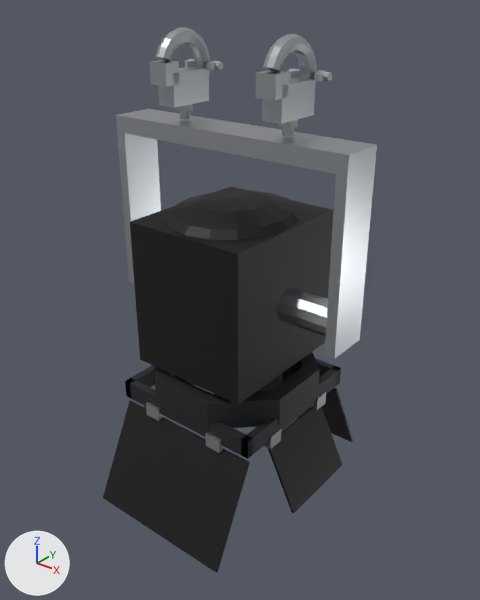
The glTF model assets/models/lamps/fresnel-barn-doors-500w.glb: old version first, new version second.
Rendered twice from a 50 mm camera at (0.594, -0.728, 0.149) aimed at (0.013, -0.003, -0.3). Lighting does not change. The marker at lower left points along +X, +Y and +Z. The first picture is the older version. Where no turn or scale is listed for an object, it has been applied to the vertices. Vertices at exactly the same position are counted once.

The first picture shows 'barn-door-bottom', 'barn-door-frame', 'barn-door-hinges', 'barn-door-right', 'barn-door-top', 'body', 'colour-frame-runner', 'hanging-frame', 'truss-coupler' and 1 more.
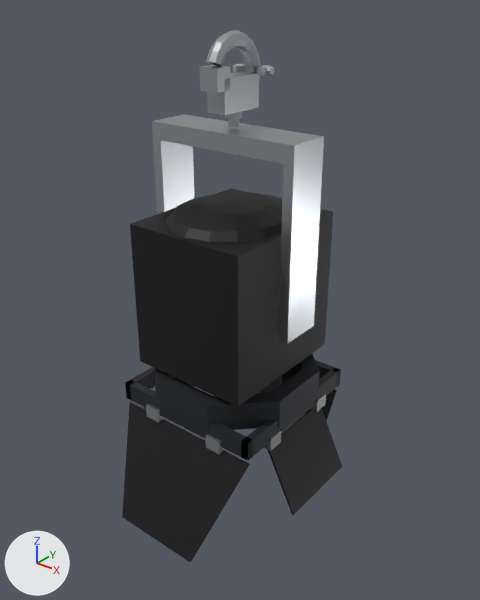
Changed parts and their boxes [x1, y1, x2, y2] in the pictures (480 x 600 px; the box of a moved part takes in the faces that stretch with it):
'hanging-frame', reshaped (34% narrower, 8% shorter): before [116, 109, 377, 359]; after [152, 114, 324, 344]
'barn-door-bottom', reshaped (13% narrower, 7% shorter): before [103, 401, 250, 573]; after [122, 402, 250, 562]
'truss-coupler', reshaped (63% narrower, 11% shorter): before [150, 27, 316, 136]; after [200, 30, 260, 127]
'barn-door-top', reshaped: before [258, 378, 353, 442]; after [259, 379, 337, 421]
part 3 of me_hanging_frame, added: after [277, 295, 312, 328]
part 4 of me_hanging_frame, rebuilt (34% narrower, 8% shorter): before [116, 109, 377, 359]; after [152, 114, 324, 344]
part 5 of me_hanging_frame, deleted: before [277, 288, 359, 343]
part 6 of me_truss_coupler, moved or reshaped: before [156, 27, 210, 75]; after [206, 30, 260, 79]
part 7 of me_truss_coupler, moved or reshaped: before [158, 66, 209, 108]; after [207, 71, 259, 115]
part 8 of me_truss_coupler, moved or reshaped: before [150, 60, 179, 86]; after [200, 65, 230, 93]
part 9 of me_truss_coupler, moved or reshaped: before [177, 104, 193, 111]; after [225, 111, 242, 119]
part 10 of me_truss_coupler, moved or reshaped: before [179, 111, 191, 119]; after [228, 119, 239, 127]
part 11 of me_truss_coupler, deleted: before [263, 34, 316, 83]
part 12 of me_truss_coupler, deleted: before [279, 119, 298, 128]
part 13 of me_truss_coupler, deleted: before [282, 127, 294, 136]
part 14 of me_truss_coupler, deleted: before [262, 77, 315, 124]
part 15 of me_truss_coupler, deleted: before [256, 70, 288, 100]

What changed in the scene script:
```text
Change me_barn_door_bottom:
    remove me_barn_door_bottom.from_pydata(...)  # 8 vertices, 12 faces; spans x -0.125..0.125, y -0.198..-0.119, z -0.639..-0.482
    add me_barn_door_bottom.from_pydata(...)  # 8 vertices, 12 faces; spans x -0.125..0.125, y -0.202..-0.119, z -0.649..-0.485
    me_barn_door_bottom part 1
    add for i in [*range(4, 8)]: me_barn_door_bottom.vertices[i].co += Vector((0.0, 0.0, -0.003))
    me_barn_door_bottom.vertices[0].co: (-0.125, -0.198, -0.637) -> (-0.075, -0.202, -0.647)  # pixel (102, 497) -> pixel (122, 517)
    me_barn_door_bottom.vertices[1].co: (0.125, -0.198, -0.637) -> (0.075, -0.202, -0.647)  # pixel (216, 572) -> pixel (189, 562)
    me_barn_door_bottom.vertices[2].co: (0.125, -0.195, -0.639) -> (0.075, -0.198, -0.649)  # pixel (217, 572) -> pixel (191, 561)
    me_barn_door_bottom.vertices[3].co: (-0.125, -0.195, -0.639) -> (-0.075, -0.198, -0.649)  # pixel (104, 497) -> pixel (123, 516)
Change me_barn_door_top:
    remove me_barn_door_top.from_pydata(...)  # 8 vertices, 12 faces; spans x -0.125..0.125, y 0.119..0.198, z -0.639..-0.482
    add me_barn_door_top.from_pydata(...)  # 8 vertices, 12 faces; spans x -0.125..0.125, y 0.119..0.182, z -0.609..-0.485
    me_barn_door_top part 2
    add for i in [*range(4, 8)]: me_barn_door_top.vertices[i].co += Vector((0.0, 0.0, -0.003))
    me_barn_door_top.vertices[0].co: (-0.125, 0.195, -0.639) -> (-0.075, 0.178, -0.609)
    me_barn_door_top.vertices[1].co: (0.125, 0.195, -0.639) -> (0.075, 0.178, -0.609)  # pixel (351, 442) -> not seen
    me_barn_door_top.vertices[2].co: (0.125, 0.198, -0.637) -> (0.075, 0.182, -0.607)  # pixel (352, 440) -> pixel (326, 421)
    me_barn_door_top.vertices[3].co: (-0.125, 0.198, -0.637) -> (-0.075, 0.182, -0.607)
Change me_hanging_frame:
    remove me_hanging_frame.from_pydata(...)  # 59 vertices, 120 faces; spans x -0.204..0.204, y -0.034..0.034, z -0.32..-0.04
    add me_hanging_frame.from_pydata(...)  # 72 vertices, 132 faces; spans x -0.126..0.126, y -0.034..0.034, z -0.324..-0.04
    me_hanging_frame part 3: a new loose piece, a 12-sided cylinder along x spanning x 0.1..0.126, y -0.026..0.026, z -0.311..-0.26, in mat_metal_b8bcc0 (light grey #b8bcc0)
    me_hanging_frame part 4: the loose piece of 20 vertices spanning x -0.204..0.204, y -0.034..0.034, z -0.32..-0.04 is rebuilt with 20 vertices and now spans x -0.126..0.126, y -0.034..0.034, z -0.324..-0.04
    me_hanging_frame part 5: the loose piece of 39 vertices spanning x -0.204..0.204, y -0.026..0.026, z -0.308..-0.256 is deleted
    other edits to the shape of me_hanging_frame do not show in these pictures
Change me_truss_coupler:
    remove me_truss_coupler.from_pydata(...)  # 392 vertices, 744 faces; spans x -0.107..0.107, y -0.051..0.053, z -0.037..0.087
    add me_truss_coupler.from_pydata(...)  # 196 vertices, 372 faces; spans x -0.015..0.015, y -0.051..0.053, z -0.037..0.087
    me_truss_coupler part 6: the loose piece of 136 vertices spanning x -0.103..-0.081, y -0.05..0.053, z -0.019..0.087 is moved by (0.092, 0.0, 0.0)
    me_truss_coupler part 7: the loose piece of 8 vertices spanning x -0.107..-0.077, y -0.037..0.037, z -0.015..0.031 is moved by (0.092, 0.0, 0.0)
    me_truss_coupler part 8: the loose piece of 8 vertices spanning x -0.107..-0.077, y -0.051..-0.025, z 0.015..0.045 is moved by (0.092, 0.0, 0.0)
    me_truss_coupler part 9: the loose piece of 26 vertices spanning x -0.104..-0.08, y -0.012..0.012, z -0.025..0.005 is moved by (0.092, 0.0, 0.0)
    me_truss_coupler part 10: the loose piece of 18 vertices spanning x -0.1..-0.084, y -0.008..0.008, z -0.037..-0.015 is moved by (0.092, 0.0, 0.0)
    me_truss_coupler part 11: the loose piece of 136 vertices spanning x 0.081..0.103, y -0.05..0.053, z -0.019..0.087 is deleted
    me_truss_coupler part 12: the loose piece of 26 vertices spanning x 0.08..0.104, y -0.012..0.012, z -0.025..0.005 is deleted
    me_truss_coupler part 13: the loose piece of 18 vertices spanning x 0.084..0.1, y -0.008..0.008, z -0.037..-0.015 is deleted
    me_truss_coupler part 14: the loose piece of 8 vertices spanning x 0.077..0.107, y -0.037..0.037, z -0.015..0.031 is deleted
    me_truss_coupler part 15: the loose piece of 8 vertices spanning x 0.077..0.107, y -0.051..-0.025, z 0.015..0.045 is deleted
```
